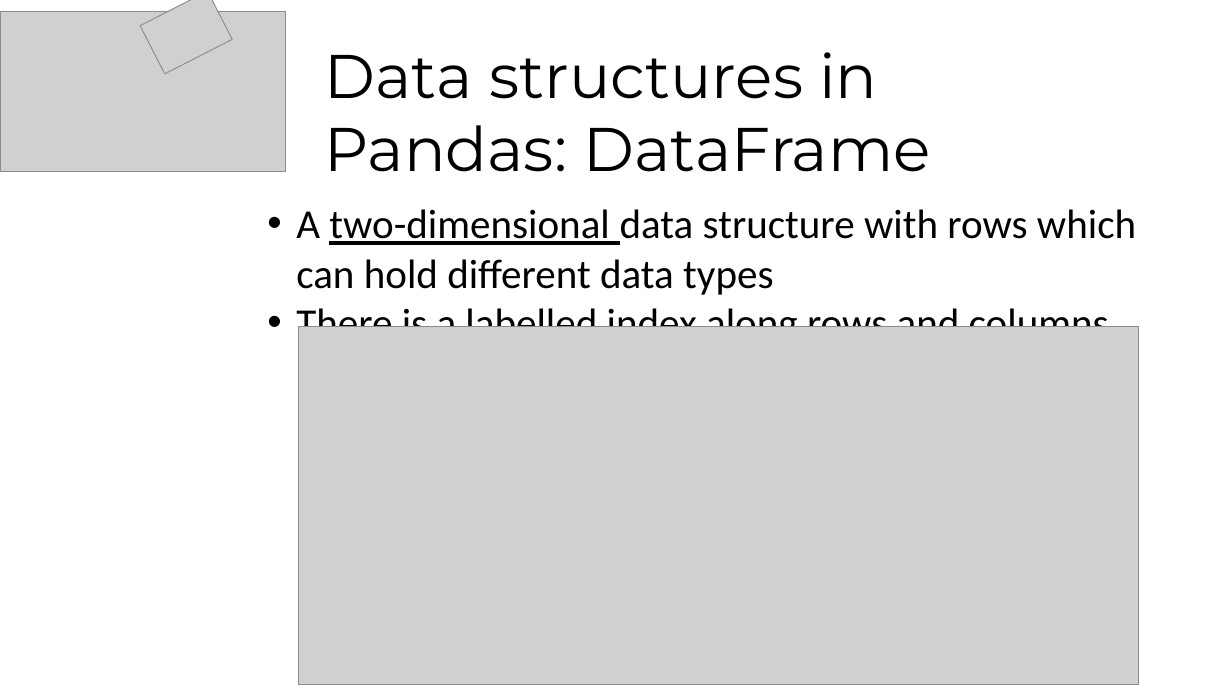
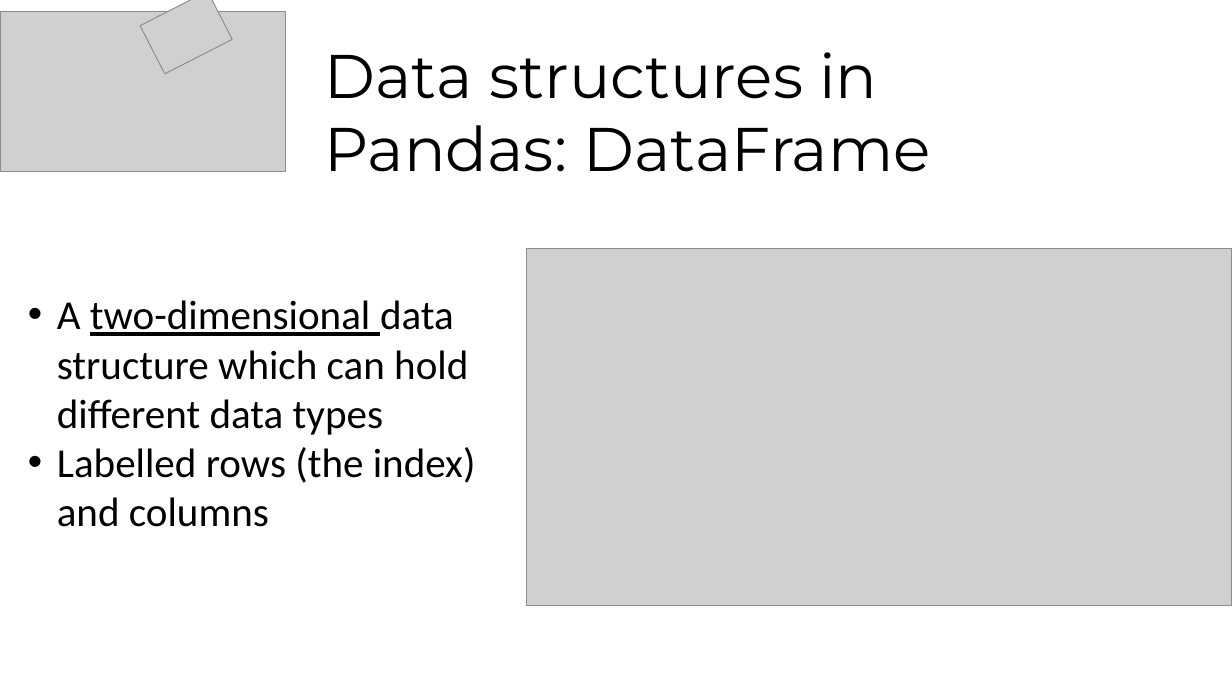
Before and after one commit to lucydot/feed-your-python, a slide deck: slide 6 of feed_your_python_with_pandas.ppt. Drawn at 1232x693 pixels with LibreOffice and Linux fonts; fonts in the diff are those of the drawing; grey boxes stand for pictures. Boxes give left, top, right and bottom in pixels: in the first picture for what was removed or moved away, otherwise in the second. Text is boxed around its words. In the diff, an @@ line names an element or a change of style, - is before the commit and + after.

```diff
--- a/feed_your_python_with_pandas.ppt
+++ b/feed_your_python_with_pandas.ppt
@@ picture resized from (x1=299, y1=327, x2=1139, y2=685) to (x1=526, y1=249, x2=1232, y2=606) @@
@@ text at (x1=57, y1=300, x2=476, y2=527): text changed @@
-• A two-dimensional data structure with rows which can hold different data types
-• There is a labelled index along rows and columns
+• A two-dimensional data structure which can hold different data types
+• Labelled rows (the index) and columns
```
Also in this commit, not shown: 3 other slides changed, 1 other file.
